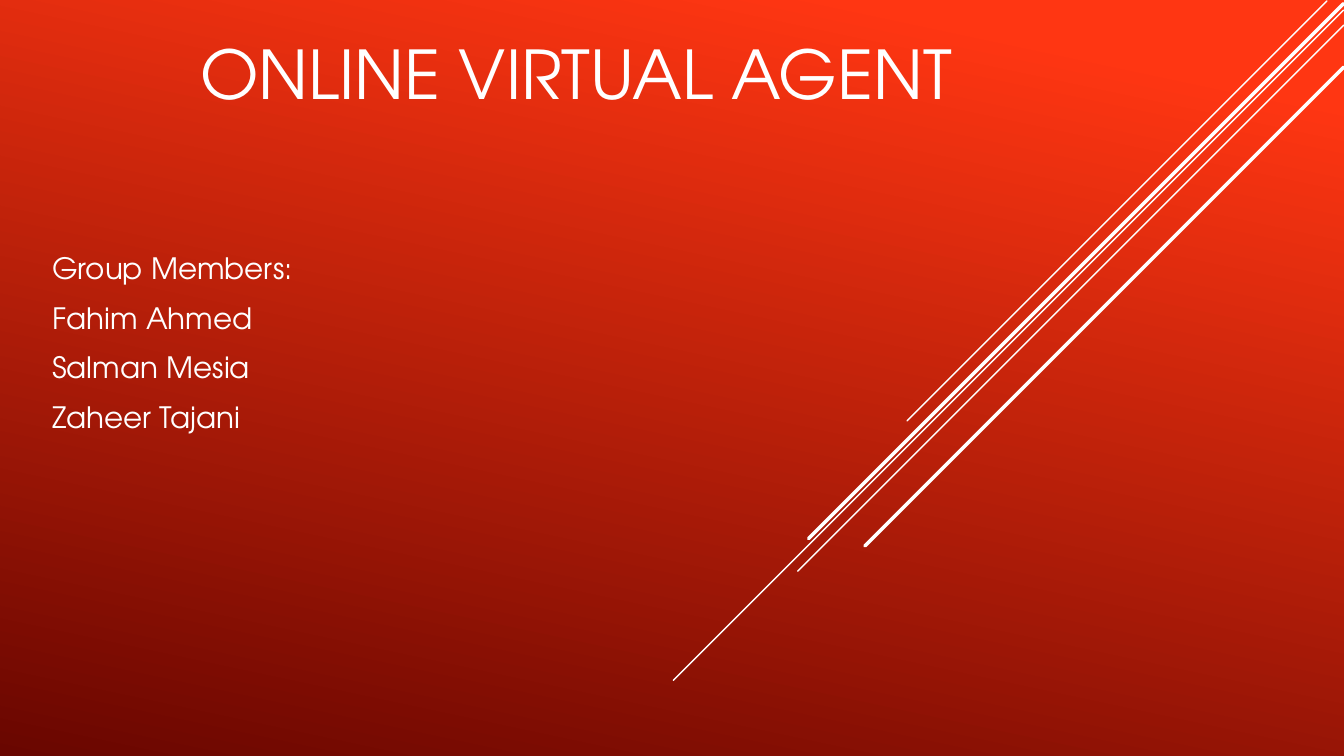
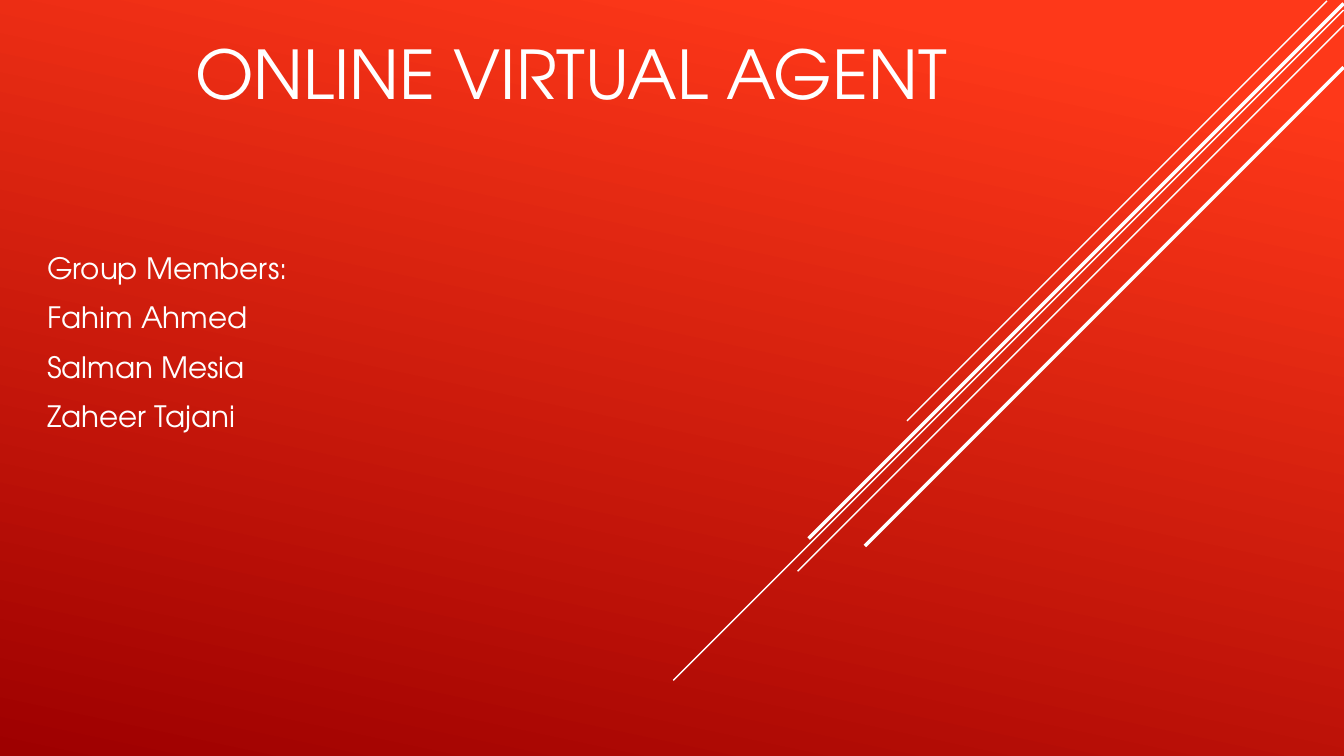
Before and after one commit to tajaniz95/WebProgrammingProjects, a slide deck: slide 1 of Project4/Online virtual agent.pptx. Drawn at 1344x756 pixels with LibreOffice and Linux fonts; fonts in the diff are those of the drawing. Boxes give left, top, right and bottom in pixels: in the first picture for what was removed or moved away, otherwise in the second. Text is boxed around its words. In the diff, an @@ line names an element or a change of style, - is before the commit and + after.

```diff
--- a/Project4/Online virtual agent.pptx
+++ b/Project4/Online virtual agent.pptx
@@ background gradient #FF3712 to #6A0600 to gradient #FE3819 to #9E0000 @@
@@ title "ONLINE VIRTUAL AGENT" at (195,48,947,100): indent changed @@
@@ subtitle "Group Members:" at (47,257,288,433): indent changed; less space between paragraphs @@
```
Also in this commit, not shown: 9 other slides changed, 1 slide added, 2 slides removed, 31 other files.
